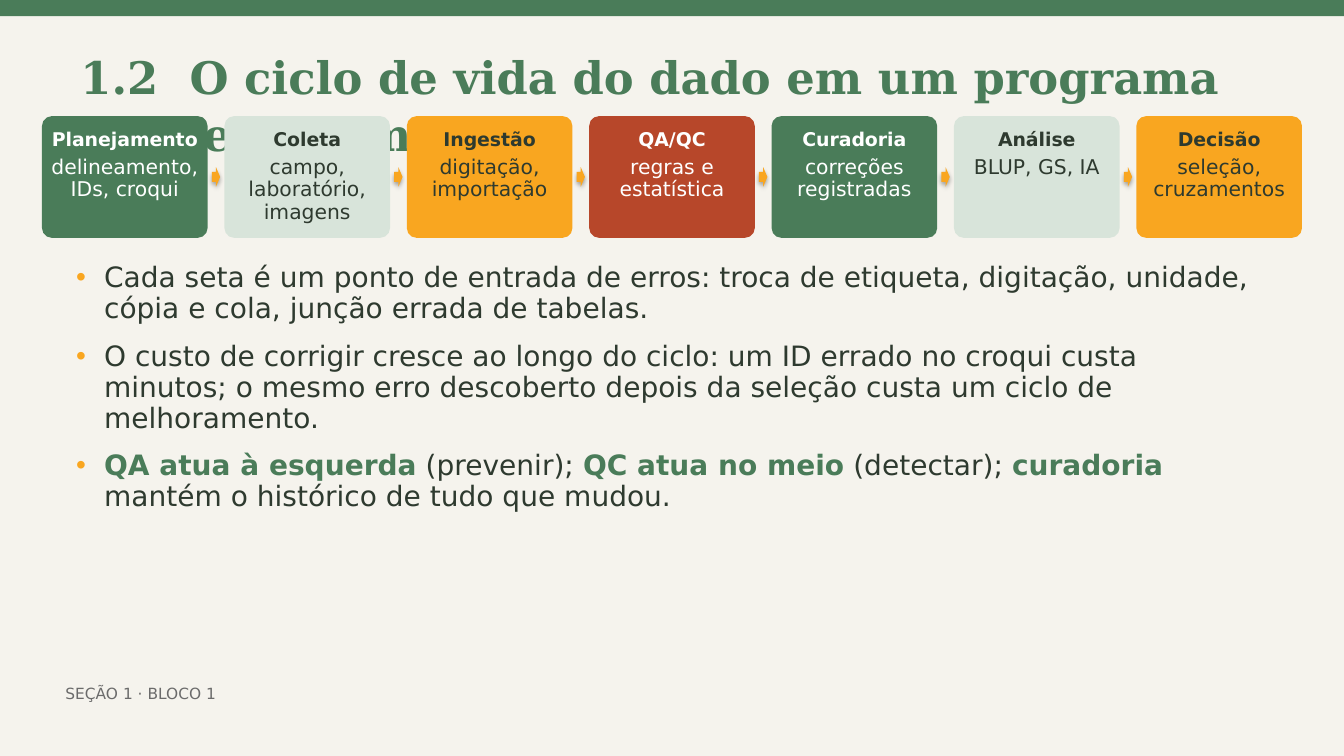
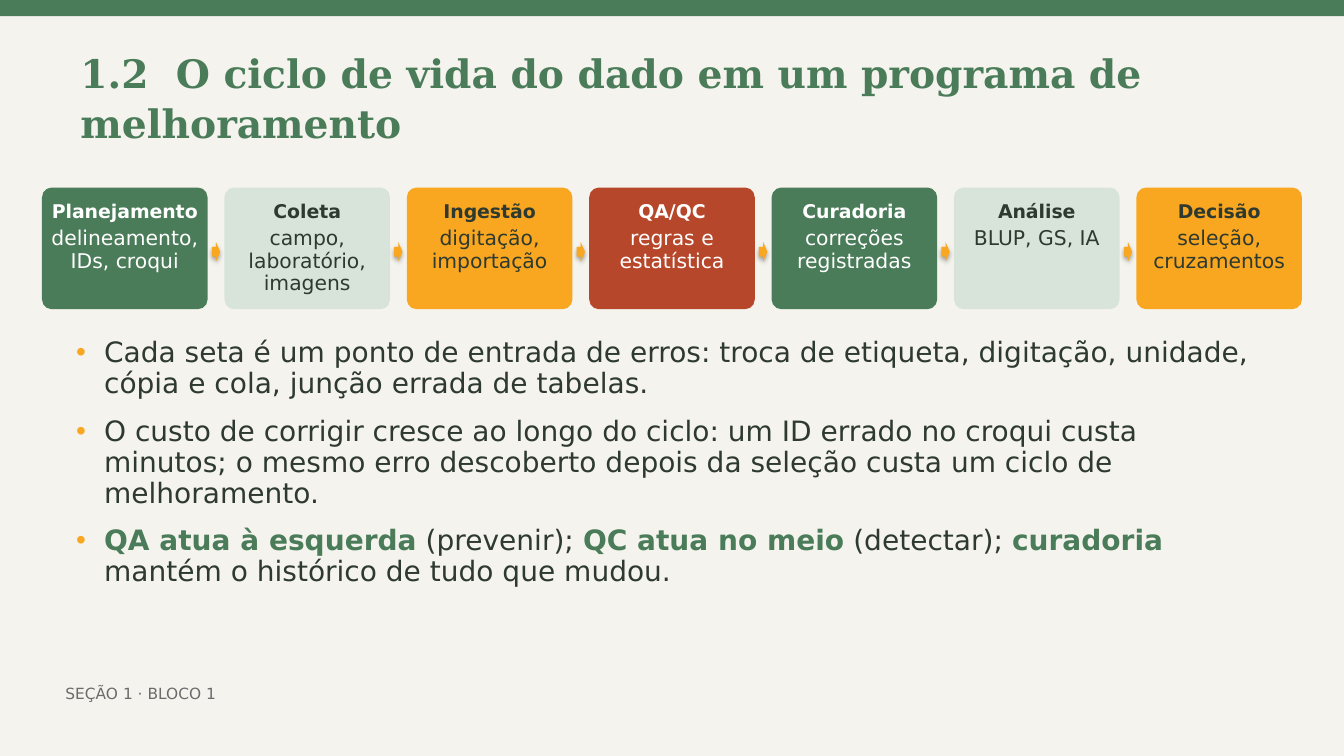
Before and after one commit to Bayer-Group/course-AI-UFV, a slide deck: slide 5 of 04. Inteligência Artificial e os Dados_Eder/Dados a base de toda IA no melhoramento_FIT796.pptx. Drawn at 1344x756 pixels with LibreOffice and Linux fonts; fonts in the diff are those of the drawing. Boxes give left, top, right and bottom in pixels: in the first picture for what was removed or moved away, otherwise in the second. Text is boxed around its words. In the diff, an @@ line names an element or a change of style, - is before the commit and + after.

```diff
--- a/04. Inteligência Artificial e os Dados_Eder/Dados a base de toda IA no melhoramento_FIT796.pptx
+++ b/04. Inteligência Artificial e os Dados_Eder/Dados a base de toda IA no melhoramento_FIT796.pptx
@@ text "1.2 O ciclo de vida ..." at (80, 58, 1141, 139): size 32 to 28 pt @@
@@ 7 rounded rectangles: place and size @@
-7 rounded rectangles at (42, 116, 1302, 238)
+7 rounded rectangles at (42, 188, 1302, 310)
@@ 6 right arrows, 1 text: place and size @@
-6 right arrows, 1 text at (104, 167, 1248, 512)
+6 right arrows, 1 text at (104, 242, 1248, 587)
```
Also in this commit, not shown: 31 other slides changed, 7 other files.
